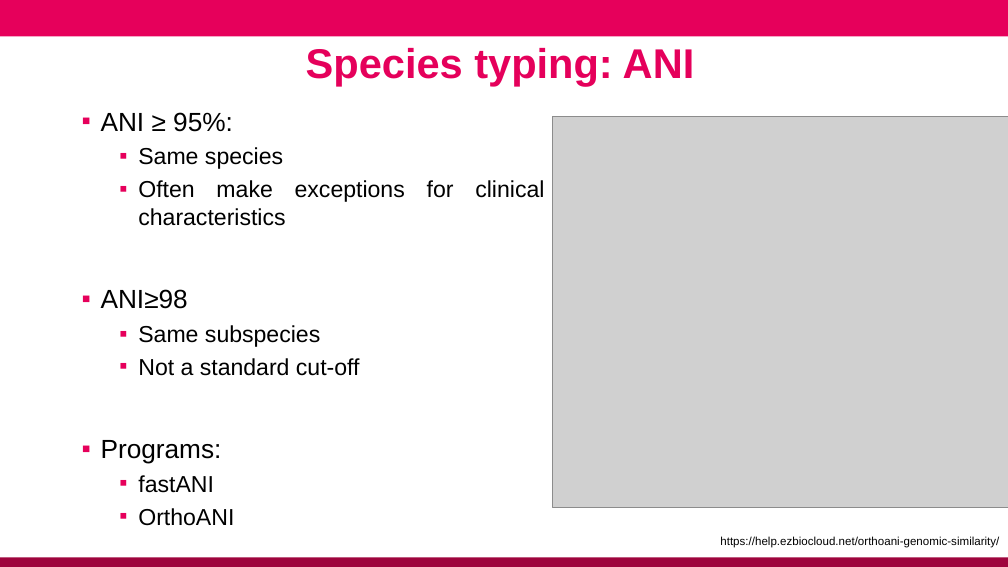
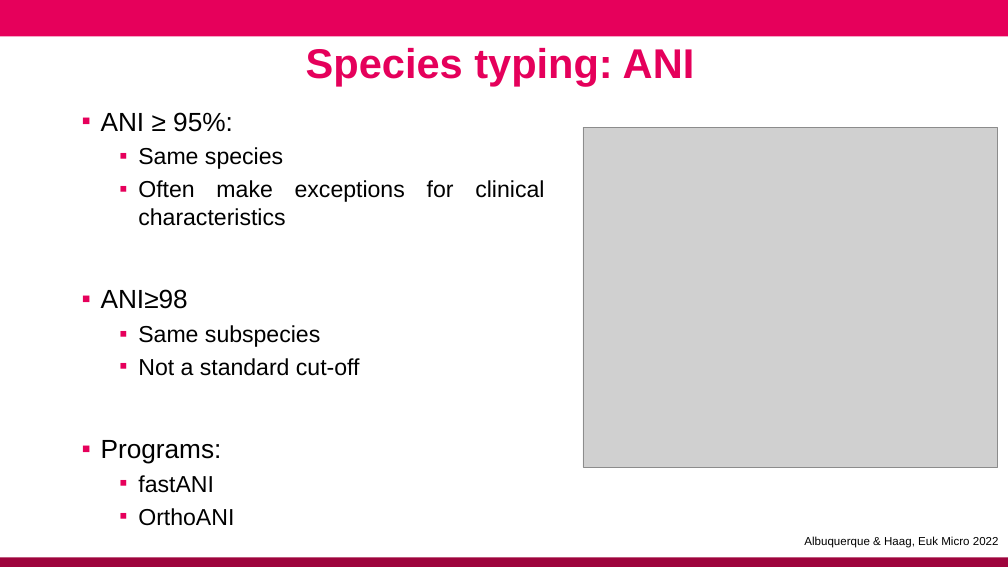
Before and after one commit to conmeehan/conmeehan.github.io, a slide deck: slide 6 of PathogenDataCourse/SlideSets/StrainTypingAndGenEpi.pptx. Drawn at 1008x567 pixels with LibreOffice and Linux fonts; fonts in the diff are those of the drawing; grey boxes stand for pictures; background and template pictures are left out. Boxes give left, top, right and bottom in pixels: in the first picture for what was removed or moved away, otherwise in the second. Text is boxed around its words. In the diff, an @@ line names an element or a change of style, - is before the commit and + after.

```diff
--- a/PathogenDataCourse/SlideSets/StrainTypingAndGenEpi.pptx
+++ b/PathogenDataCourse/SlideSets/StrainTypingAndGenEpi.pptx
@@ picture: place and size @@
-picture at [553, 116, 1008, 507]
+picture at [583, 127, 997, 467]
@@ text at [804, 536, 999, 548]: text changed @@
-https://help.ezbiocloud.net/orthoani-genomic-similarity/
+Albuquerque & Haag, Euk Micro 2022
```
Also in this commit, not shown: 2 other slides changed, 6 other files.
